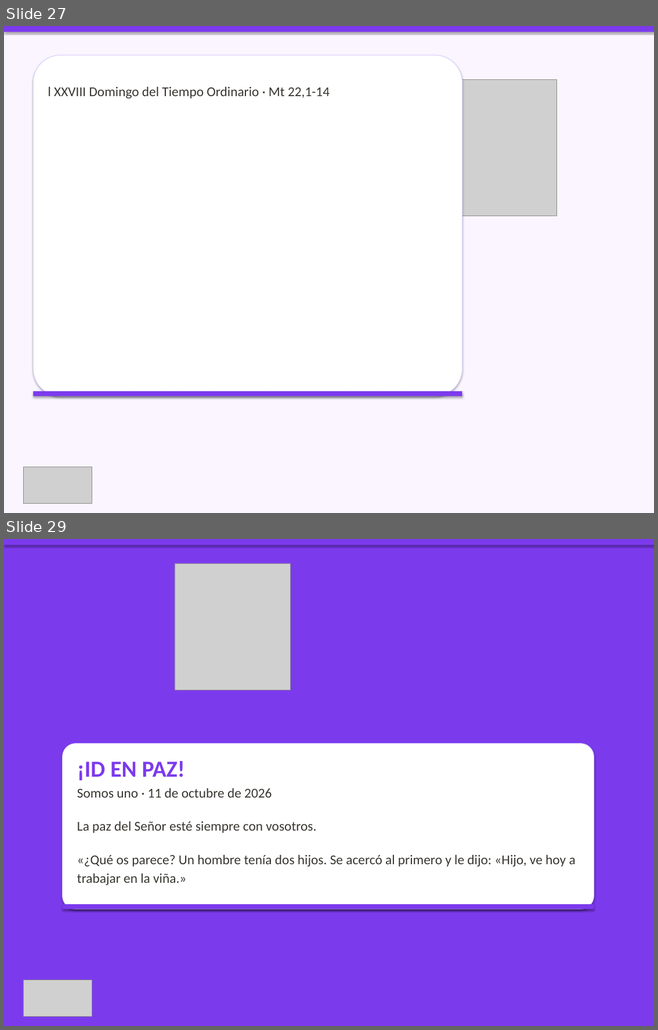
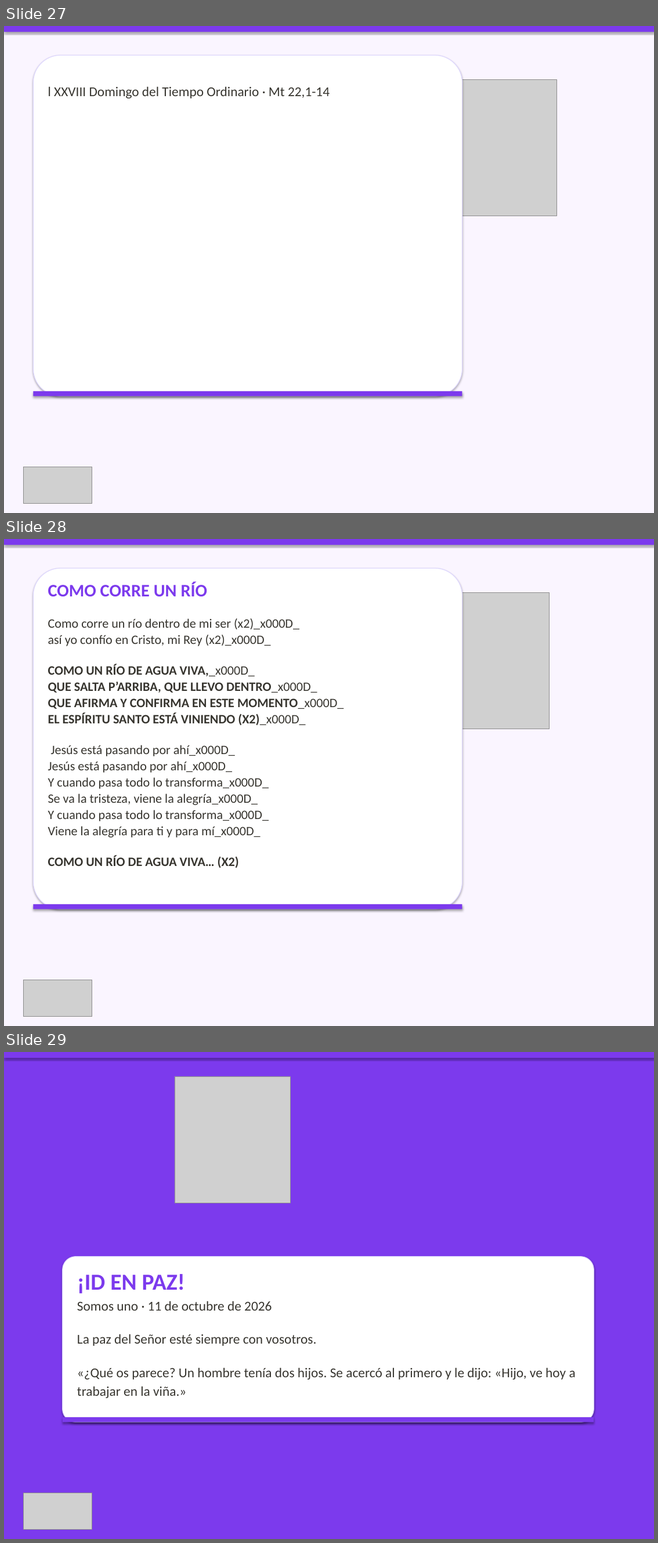
Before and after one commit to CC5M5/CCE-M5, a slide deck: presentaciones_html/2026-10-11_presentacion/2026-10-11_presentacion.pptx. Shown one above the other, each under a label of ours: slides 27 and 29 before the commit, slides 27, 28 and 29 after it; the slides between them are not shown. The pictures are 658x1030 and 658x1543 pixels, drawn with LibreOffice and Linux fonts; fonts in the diff are those of the drawing; grey boxes stand for pictures. Boxes give left, top, right and bottom in pixels: in the first picture for what was removed or moved away, otherwise in the second. Text is boxed around its words. In the diff, an @@ line names an element or a change of style, - is before the commit and + after.

Commit message:
deploy: presentación 2026-10-11 con El Señor es mi Pastor + auto-rebuild
- Actualiza bundle PPTX/HTML/PDF del 2026-10-11 con asignación correcta:
  entrada=AL CALOR DE LA PALABRA, salmo=El Señor es mi Pastor, comunion=El Señor es mi Pastor.
- Añade slides de catálogo cancion_109 y cancion_11.
- Incluye mejoras de auto-rebuild al crear/editar canciones.
- Actualiza datos exportados para web (canciones, momentos, presentaciones).

```diff
--- a/presentaciones_html/2026-10-11_presentacion/2026-10-11_presentacion.pptx
+++ b/presentaciones_html/2026-10-11_presentacion/2026-10-11_presentacion.pptx
@@ slide 28 added at [4,539,654,1026], background #FAF5FF @@
@@ rectangle added at [4,539,654,545], fill #7C3AED @@
@@ rounded rectangle added at [33,568,462,910], fill #FFFFFF, outline #DDD6FE 1 pt @@
@@ text added at [48,581,343,868], 19 pt, text #37352F @@
+COMO CORRE UN RÍO
+Como corre un río dentro de mi ser (x2)_x000D_
+así yo confío en Cristo, mi Rey (x2)_x000D_
+COMO UN RÍO DE AGUA VIVA,_x000D_
+QUE SALTA P’ARRIBA, QUE LLEVO DENTRO_x000D_
+QUE AFIRMA Y CONFIRMA EN ESTE MOMENTO_x000D_
+EL ESPÍRITU SANTO ESTÁ VINIENDO (X2)_x000D_
+Jesús está pasando por ahí_x000D_
+Jesús está pasando por ahí_x000D_
+Y cuando pasa todo lo transforma_x000D_
+Se va la tristeza, viene la alegría_x000D_
+Y cuando pasa todo lo transforma_x000D_
+Viene la alegría para ti y para mí_x000D_
+COMO UN RÍO DE AGUA VIVA… (X2)
@@ picture added at [360,592,549,729] @@
@@ rectangle added at [33,904,462,910], fill #7C3AED @@
@@ picture added at [24,980,92,1016] @@
```
Also in this commit, not shown: 4 slides changed, 6 other slides added, 7 slides removed, 18 other files.
